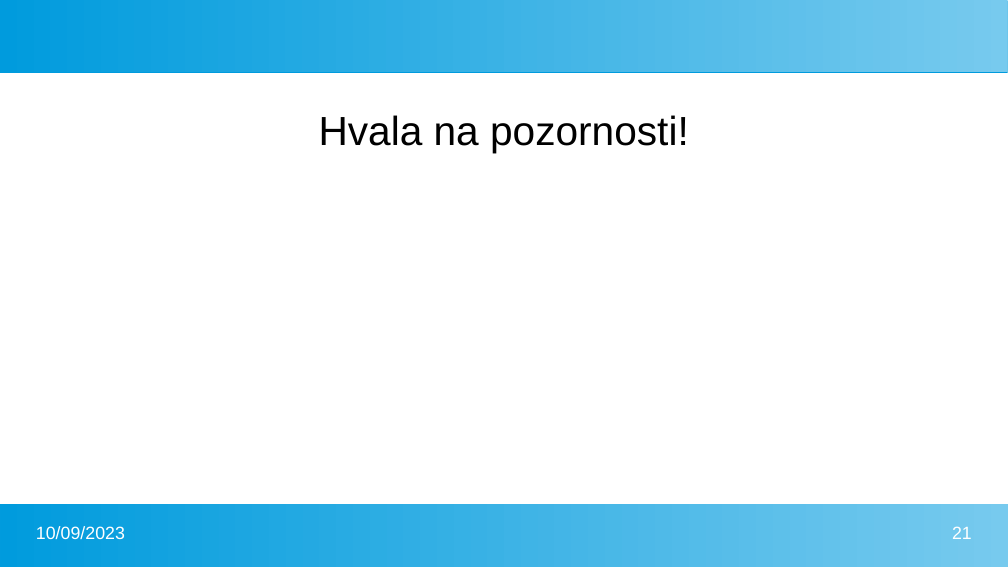
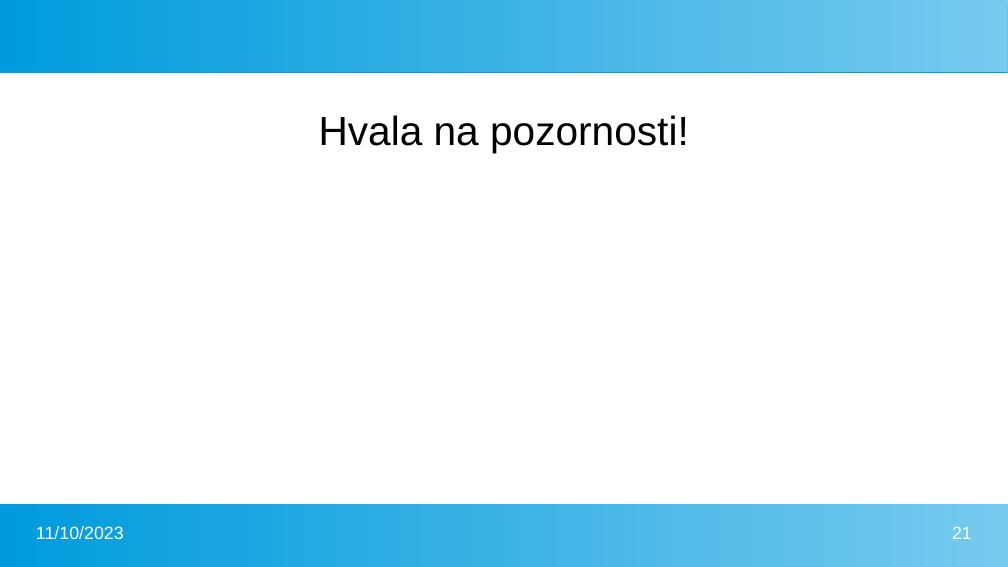
Before and after one commit to FlatAssembler/PicoBlaze_Simulator_in_JS, a slide deck: slide 21 of seminar/PicoBlaze.pptx. Drawn at 1008x567 pixels with LibreOffice and Linux fonts; fonts in the diff are those of the drawing. Boxes give left, top, right and bottom in pixels: in the first picture for what was removed or moved away, otherwise in the second. Text is boxed around its words. In the diff, an @@ line names an element or a change of style, - is before the commit and + after.

```diff
--- a/seminar/PicoBlaze.pptx
+++ b/seminar/PicoBlaze.pptx
@@ text at bbox=[36, 526, 124, 539]: text changed @@
-10/09/2023
+11/10/2023
```
Also in this commit, not shown: 19 other slides changed, 1 other file.
